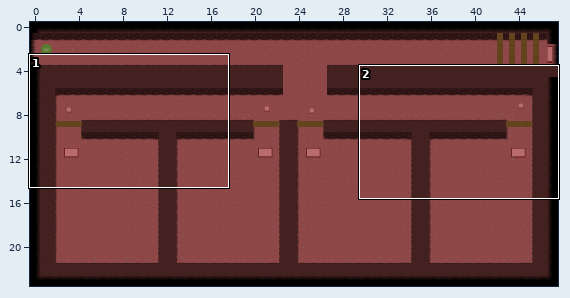
A Tiled map gets an edit: assets/tilemaps/level 1.4.tmx. Above, an overview of the earlier version with the close-up marked.
Close-up. Before the edit:
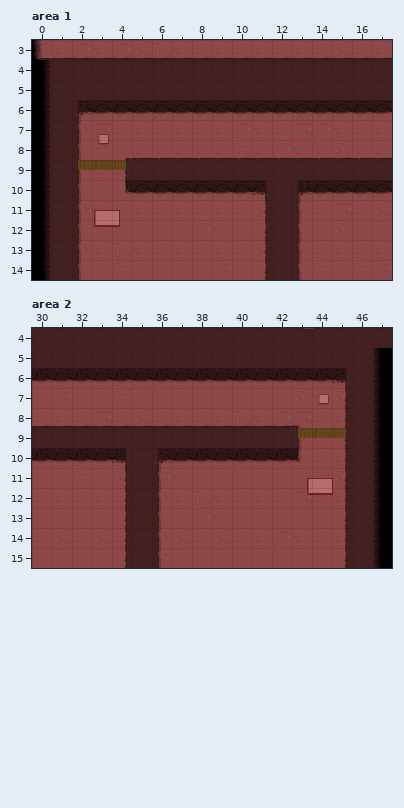
Cells are 64x64 px. Shown: area 1 x 0..17, y 3..14; area 2 x 30..47, y 4..15. The commit also changed other parts of the map, which this record leaves out.
Now the later version:
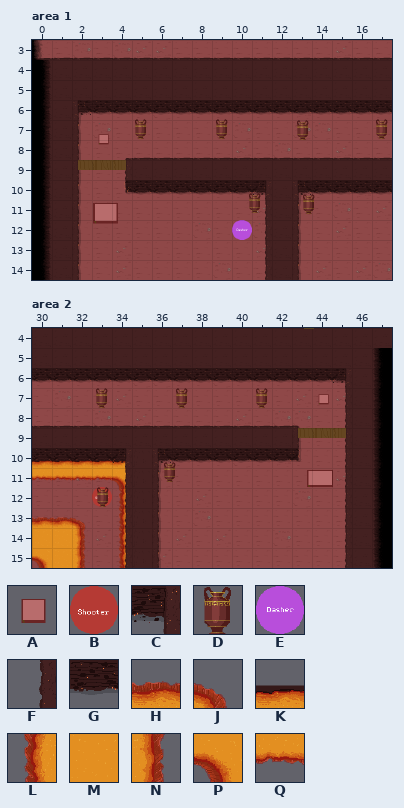
Key: from "tiles 1": A 4, B 6, C 10, D 17, E 18, F 20, G 41, H 61, J 62, K 64, L 70, M 71, N 72, P 77, Q 81.
_ is an empty cell.
Objects are placed by their top-left corner, in cells (3,4 is the top-left corner of cell 3,4); size is 1x1 cell unless given.
Difference:
Layer "enemies", area 1:
added: E "dasher" at 10,12
Layer "interact", area 1:
added: D "vase" at 5,7
added: D "vase" at 9,7
added: D "vase" at 17,7
added: D "vase" at 13.1,7
added: D "vase" at 10.6,10.7
added: D "vase" at 13.4,10.7
added: A "button" at 2.3,10.6 size 2.5x2.1
removed: A "button" at 2.4,11 size 2.6x1.7
Layer "1", area 2:
y 10: x 30..34 GGGGC -> KKKKK
y 11: x 30..34 ____F -> QQQQP
y 12: x 34 F -> L
y 13: x 30..32 ___ -> HHJ; x 34 F -> L
y 14: x 30..32 ___ -> MMN; x 34 F -> L
y 15: x 30..32 ___ -> PMN; x 34 F -> L
Layer "2", area 2:
y 10: x 30..34 _____ -> GGGGC
y 11..15: x 34 _ -> F
Layer "enemies", area 2:
added: B "enemy_3" at 33,12
Layer "interact", area 2:
changed: A "button" at 43,11 size 2.6x1.7 -> A "button" at 43,10.6 size 2.6x1.7
added: D "vase" at 41,7
added: D "vase" at 37,7
added: D "vase" at 33,7
added: D "vase" at 36.4,10.7
added: D "vase" at 33.1,11.9
